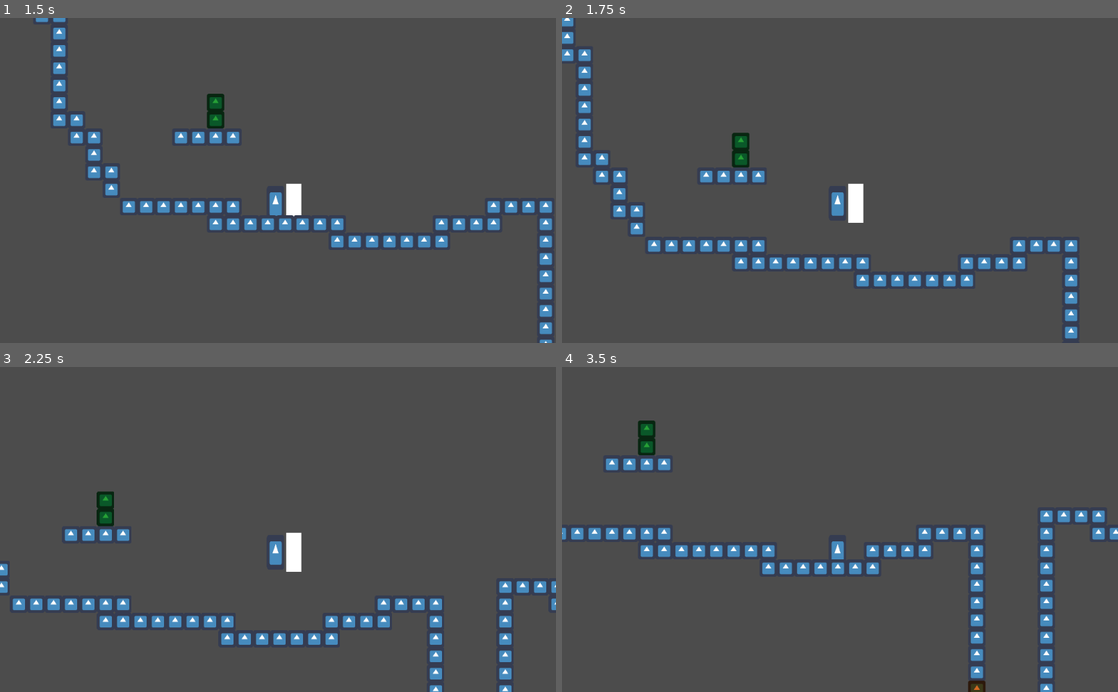
Above: before the commit, frames 1-4 (two rows, left to right).
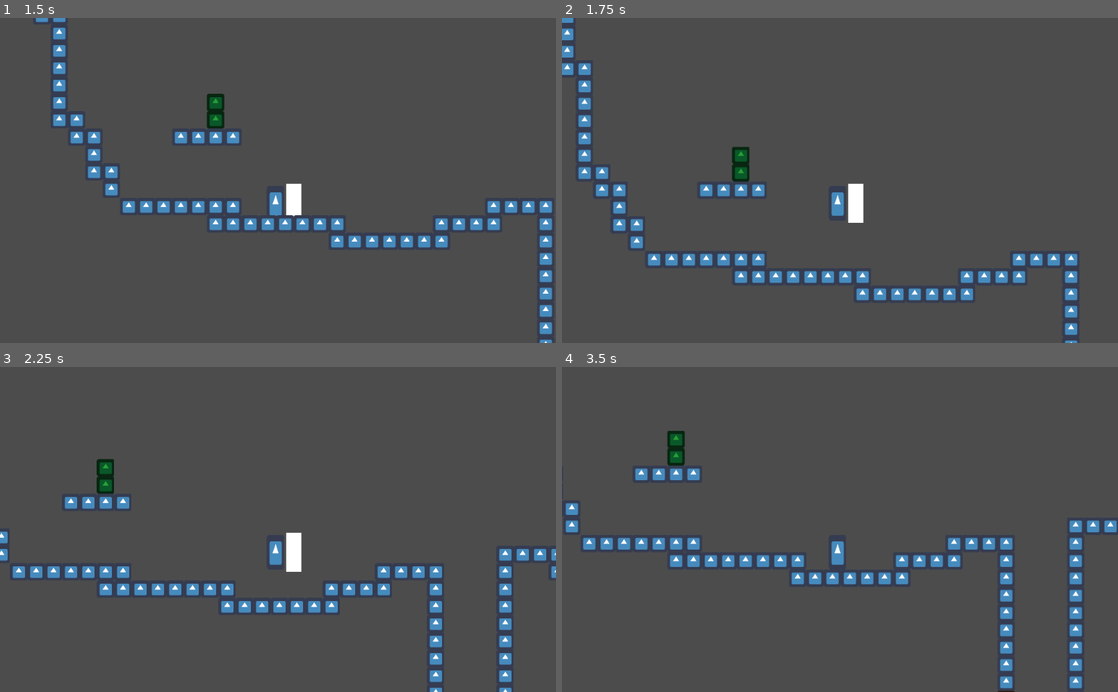
Above: after the commit, the same moments.

Repository: JacobMundy/06-Final-Project
Game: Godot game, scene res://Main Menu.tscn .tscn
The game is run twice, just before and just after one commit, with the same random seed, the same clock (stepped at 60 frames per second) and the same inputs. The engine's default icon, where the game draws it, is replaced by a stand-in: a white triangle on a blue panel in a dark square.
Inputs:
- Up to frame 1 (1.5 s): click "Start" at 0.5 s; tap Enter at 1.25 s; hold D (Right) from 1.28 s (still down); tap J (Attack) at 1.35 s
- Up to frame 2 (1.75 s): keep holding D (Right); tap W (Jump) at 1.52 s
- Up to frame 3 (2.25 s): keep holding D (Right); tap J (Attack) at 2.1 s
- Up to frame 4 (3.5 s): tap W (Jump) at 2.27 s; release D (Right) at 2.78 s; hold A (Left) from 2.78 s (still down); tap J (Attack) at 2.85 s

Frame 1 is identical in both runs. In frame 2, 7.7% of the frame differs, in the area x 0-93%, y 0-100%; in frame 3, 7.6%; in frame 4, 9.7%, in the area x 0-100%, y 16-100%.

Commit message:
Changed back jump

Diff:
--- a/Game/Player/Player.gd
+++ b/Game/Player/Player.gd
@@ -8,8 +8,8 @@
 var max_attack = 3
 var current_state = "idle"
 
-var jump_force = 25
-var max_jump = 25
+var jump_force = 20
+var max_jump = 60
 var jump_num = 1
 var velocity = Vector2.ZERO
 
@@ -38,7 +38,7 @@
 
 func _physics_process(_delta):
 	position.x += velocity.x
-	position.y += clamp(velocity.y,-max_jump/2,max_jump)
+	position.y += clamp(velocity.y,-max_jump,max_jump/3)
 	if is_on_floor() == false:
 		velocity.y += gravity
 
